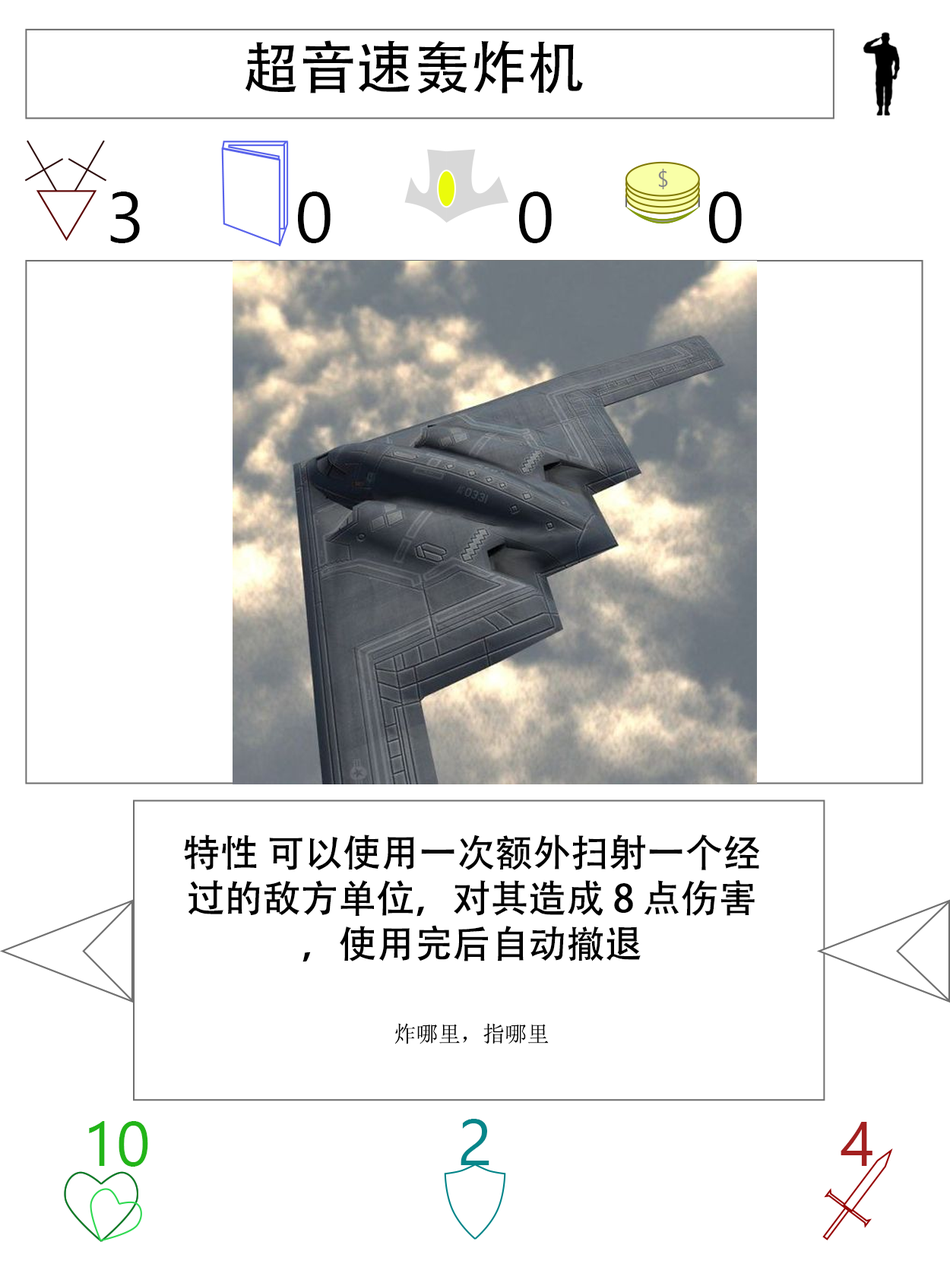
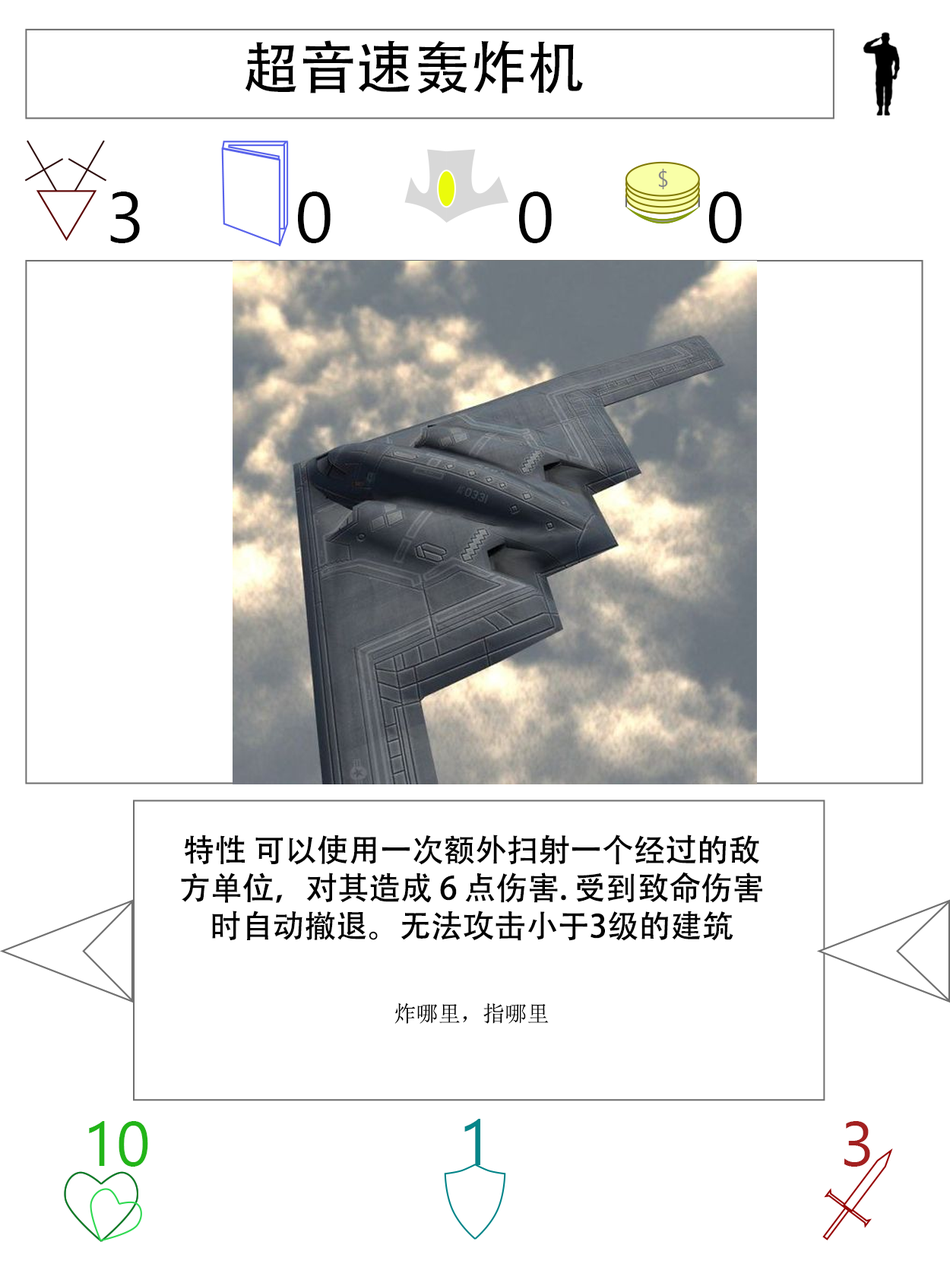
Before/after of a (950, 1267) layered artwork. What changed in the layer stack:
painted on "descrpition" over (x1=180, y1=834, x2=763, y2=1045)
painted on "防御力" over (x1=460, y1=1118, x2=490, y2=1165)
painted on "攻击力" over (x1=840, y1=1120, x2=873, y2=1167)
